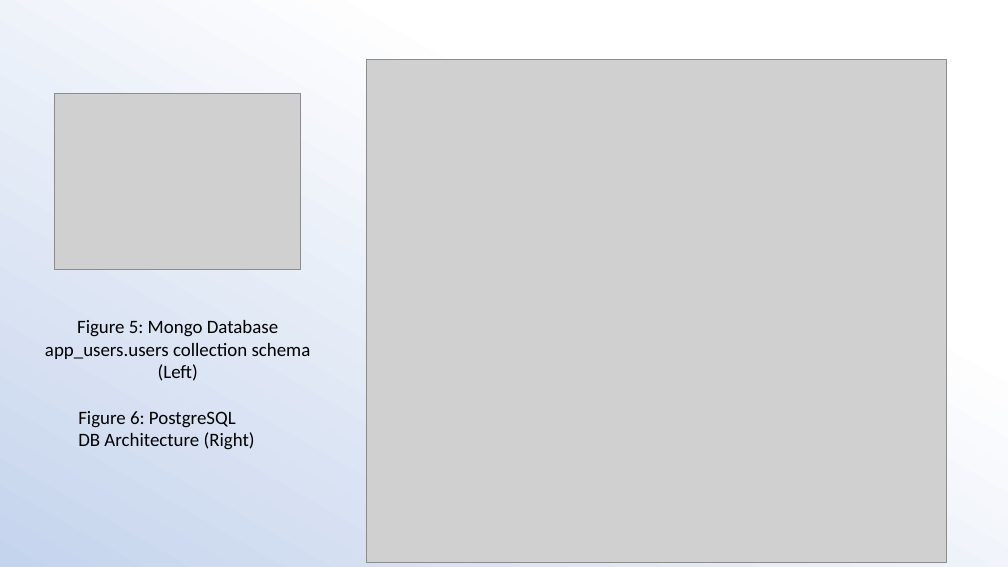
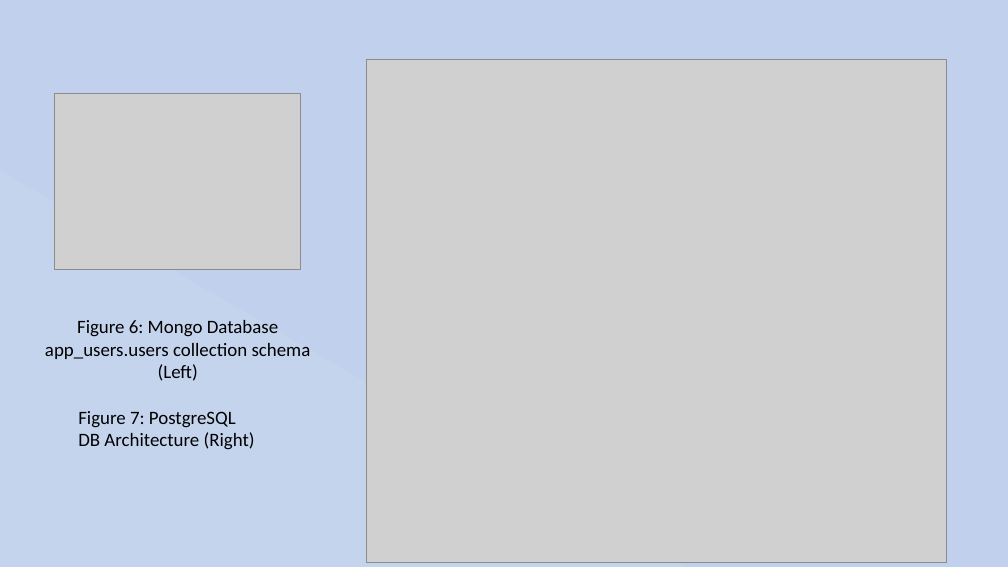
Before and after one commit to Stu-Gotz/pgmp, a slide deck: slide 12 of Presentation.pptx. Drawn at 1008x567 pixels with LibreOffice and Linux fonts; fonts in the diff are those of the drawing; grey boxes stand for pictures. Boxes give left, top, right and bottom in pixels: in the first picture for what was removed or moved away, otherwise in the second. Text is boxed around its words. In the diff, an @@ line names an element or a change of style, - is before the commit and + after.

```diff
--- a/Presentation.pptx
+++ b/Presentation.pptx
@@ background gradient #FFFFFF to #C5D4ED to #CFDBF0 to #ABC0E4 to #C7D5ED to gradient #C1D0EC to #C5D4ED to #CFDBF0 to #ABC0E4 to #C7D5ED @@
@@ text at <box>45,320,311,381</box>: text changed @@
-Figure 5: Mongo Database app_users.users collection schema (Left)
+Figure 6: Mongo Database app_users.users collection schema (Left)
@@ text at <box>78,411,255,450</box>: text changed @@
-Figure 6: PostgreSQL DB Architecture (Right)
+Figure 7: PostgreSQL DB Architecture (Right)
```
Also in this commit, not shown: 17 other slides changed, 1 slide added, 1 slide removed, 1 other file.
